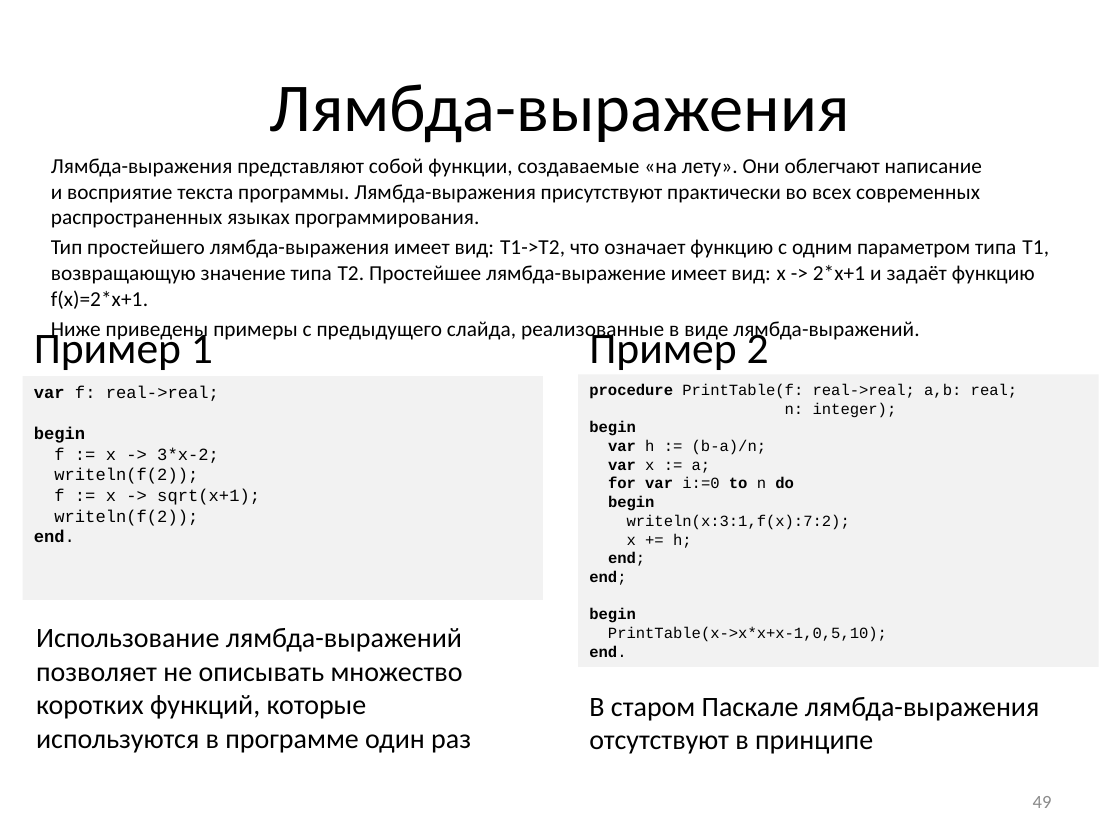
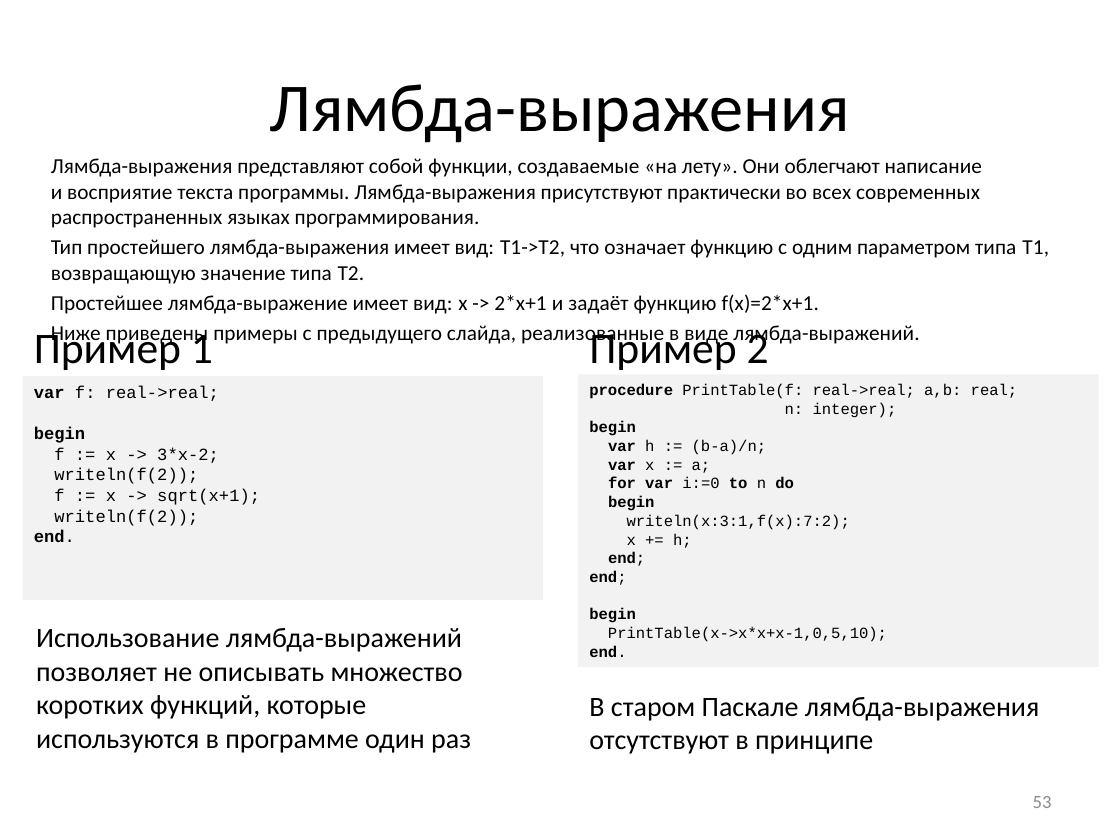
Before and after one commit to pascalabcnet/pascalabcnet, a slide deck: slide 53 of _Presentations/2015 New Features/PascalABC.NET 2015.pptx (slide 49 before the commit). Drawn at 1120x840 pixels with LibreOffice and Linux fonts; fonts in the diff are those of the drawing. Boxes give left, top, right and bottom in pixels: in the first picture for what was removed or moved away, otherwise in the second. Text is boxed around its words. In the diff, an @@ line names an element or a change of style, - is before the commit and + after.

```diff
--- a/_Presentations/2015 New Features/PascalABC.NET 2015.pptx
+++ b/_Presentations/2015 New Features/PascalABC.NET 2015.pptx
@@ text at <box>51,239,1049,314</box>: text changed @@
-Тип простейшего лямбда-выражения имеет вид: T1->T2, что означает функцию с одним параметром типа T1, возвращающую значение типа T2. Простейшее лямбда-выражение имеет вид: x -> 2*x+1 и задаёт функцию f(x)=2*x+1.
+Тип простейшего лямбда-выражения имеет вид: T1->T2, что означает функцию с одним параметром типа T1, возвращающую значение типа T2.
+Простейшее лямбда-выражение имеет вид: x -> 2*x+1 и задаёт функцию f(x)=2*x+1.
@@ page number at <box>1033,796,1052,808</box>: text changed @@
-49
+53
```
Also in this commit, not shown: 7 other slides changed, 4 slides added, 8 other files.
